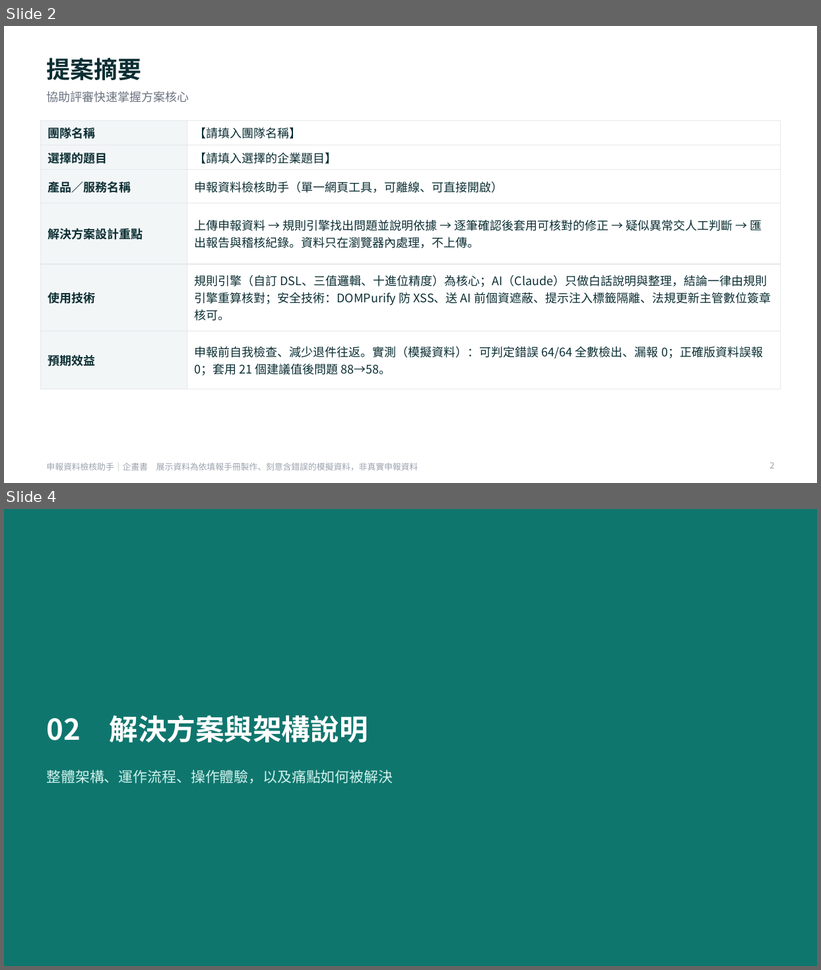
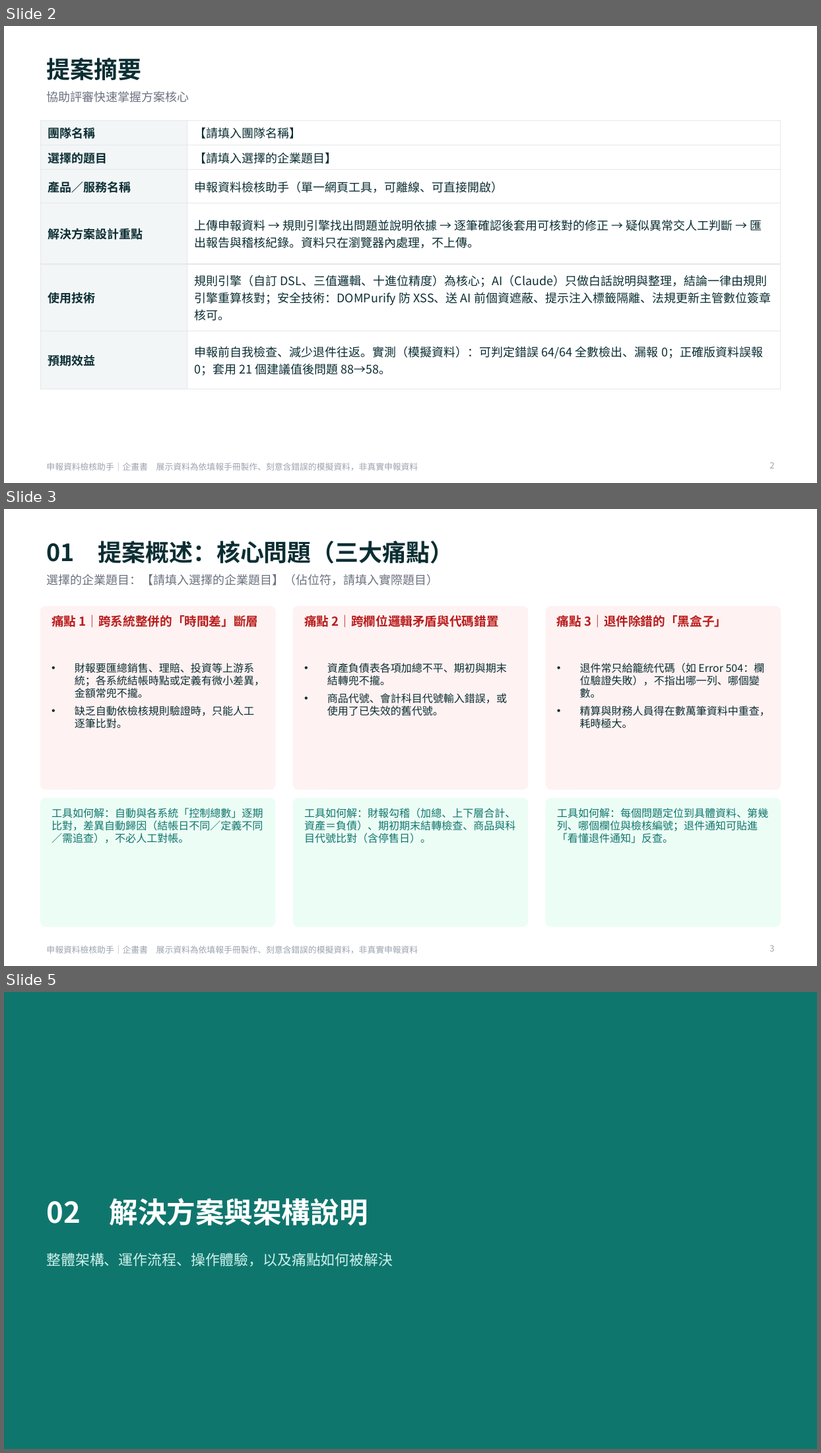
Before and after one commit to p7w97cjtdf-dot/-, a slide deck: docs/evidence/proposal.pptx. Shown one above the other, each under a label of ours: slides 2 and 4 before the commit, slides 2, 3 and 5 after it; the slides between them are not shown. The pictures are 821x970 and 821x1453 pixels, drawn with LibreOffice and Linux fonts; fonts in the diff are those of the drawing. Boxes give left, top, right and bottom in pixels: in the first picture for what was removed or moved away, otherwise in the second. Text is boxed around its words. In the diff, an @@ line names an element or a change of style, - is before the commit and + after.

```diff
--- a/docs/evidence/proposal.pptx
+++ b/docs/evidence/proposal.pptx
@@ slide 3 added at box(4, 509, 817, 966), background #FFFFFF; not listed: 1 template element that a slide beside it also shows @@
@@ title added at box(47, 541, 453, 564), 28 pt, text #0B2E33, bold @@
+01 提案概述：核心問題（三大痛點）
@@ text added at box(47, 574, 439, 586), 14 pt, text #6B7280 @@
+選擇的企業題目：【請填入選擇的企業題目】（佔位符，請填入實際題目）
@@ rounded rectangle added at box(40, 607, 275, 789), fill #FEF2F2, outline #FEF2F2 1 pt @@
@@ rounded rectangle added at box(293, 607, 527, 789), fill #FEF2F2, outline #FEF2F2 1 pt @@
@@ rounded rectangle added at box(547, 607, 781, 789), fill #FEF2F2, outline #FEF2F2 1 pt @@
@@ text added at box(52, 613, 259, 630), 14.5 pt, text #B91C1C, bold @@
+痛點 1｜跨系統整併的「時間差」斷層
@@ text added at box(304, 613, 499, 630), 14.5 pt, text #B91C1C, bold @@
+痛點 2｜跨欄位邏輯矛盾與代碼錯置
@@ text added at box(557, 613, 727, 630), 14.5 pt, text #B91C1C, bold @@
+痛點 3｜退件除錯的「黑盒子」
@@ text added at box(75, 663, 265, 729), 12.5 pt, text #0B2E33 @@
+• 財報要匯總銷售、理賠、投資等上游系統；各系統結帳時點或定義有微小差異，金額常兜不攏。
+• 缺乏自動依檢核規則驗證時，只能人工逐筆比對。
@@ text added at box(327, 663, 507, 716), 12.5 pt, text #0B2E33 @@
+• 資產負債表各項加總不平、期初與期末結轉兜不攏。
+• 商品代號、會計科目代號輸入錯誤，或使用了已失效的舊代號。
@@ text added at box(580, 663, 770, 729), 12.5 pt, text #0B2E33 @@
+• 退件常只給籠統代碼（如 Error 504：欄位驗證失敗），不指出哪一列、哪個變數。
+• 精算與財務人員得在數萬筆資料中重查，耗時極大。
@@ rounded rectangle added at box(40, 799, 275, 927), fill #ECFDF5, outline #ECFDF5 1 pt @@
@@ rounded rectangle added at box(293, 799, 527, 927), fill #ECFDF5, outline #ECFDF5 1 pt @@
@@ rounded rectangle added at box(547, 799, 781, 927), fill #ECFDF5, outline #ECFDF5 1 pt @@
@@ text added at box(52, 808, 263, 844), 12.5 pt, text #0F766E @@
+工具如何解：自動與各系統「控制總數」逐期比對，差異自動歸因（結帳日不同／定義不同／需追查），不必人工對帳。
@@ text added at box(304, 808, 516, 844), 12.5 pt, text #0F766E @@
+工具如何解：財報勾稽（加總、上下層合計、資產＝負債）、期初期末結轉檢查、商品與科目代號比對（含停售日）。
@@ text added at box(557, 808, 768, 844), 12.5 pt, text #0F766E @@
+工具如何解：每個問題定位到具體資料、第幾列、哪個欄位與檢核編號；退件通知可貼進「看懂退件通知」反查。
@@ page number added at box(770, 945, 774, 952), 10 pt, text #9CA3AF @@
+3
@@ what was slide 4 is now slide 5 @@
```
Also in this commit, not shown: 3 slides changed, 1 other file.
